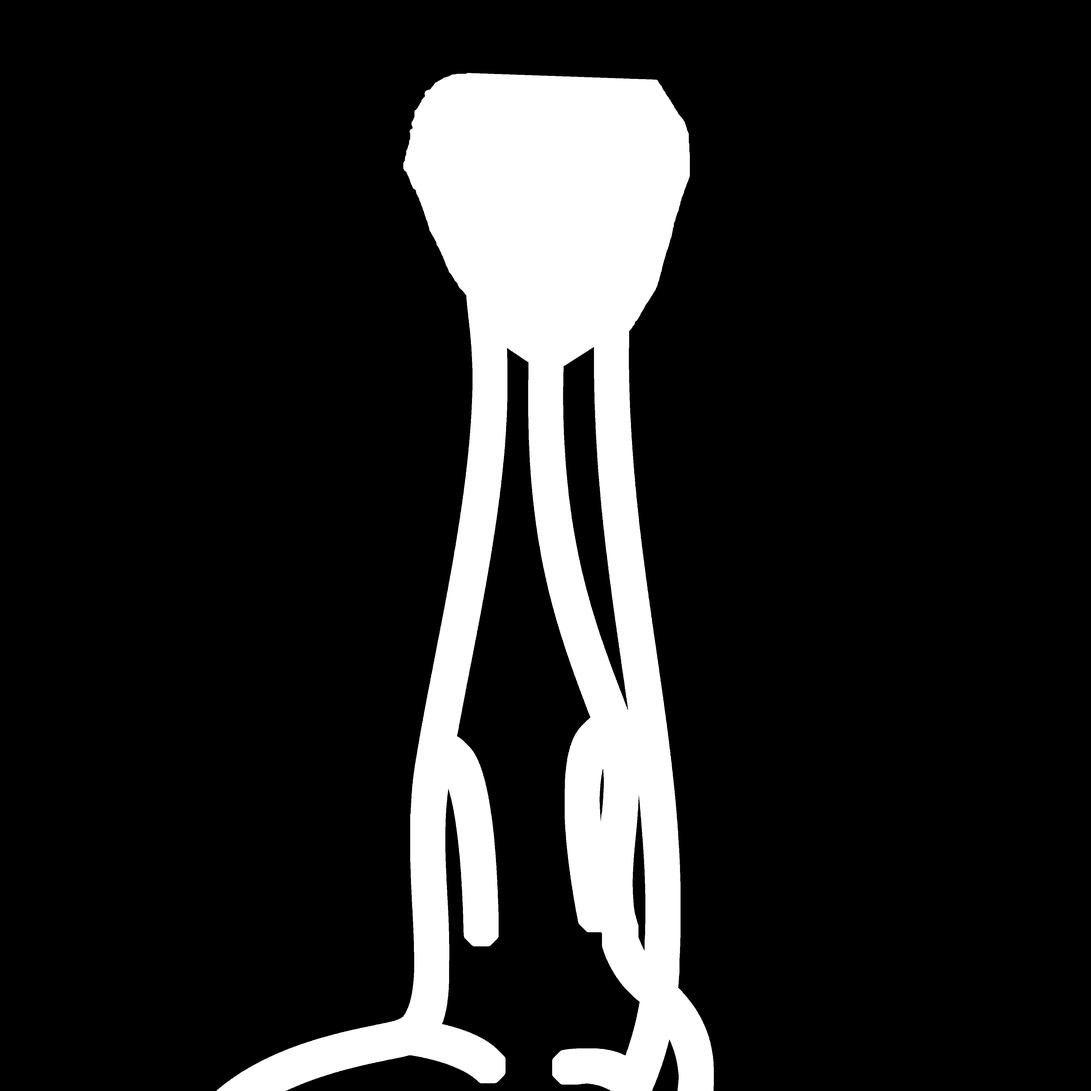
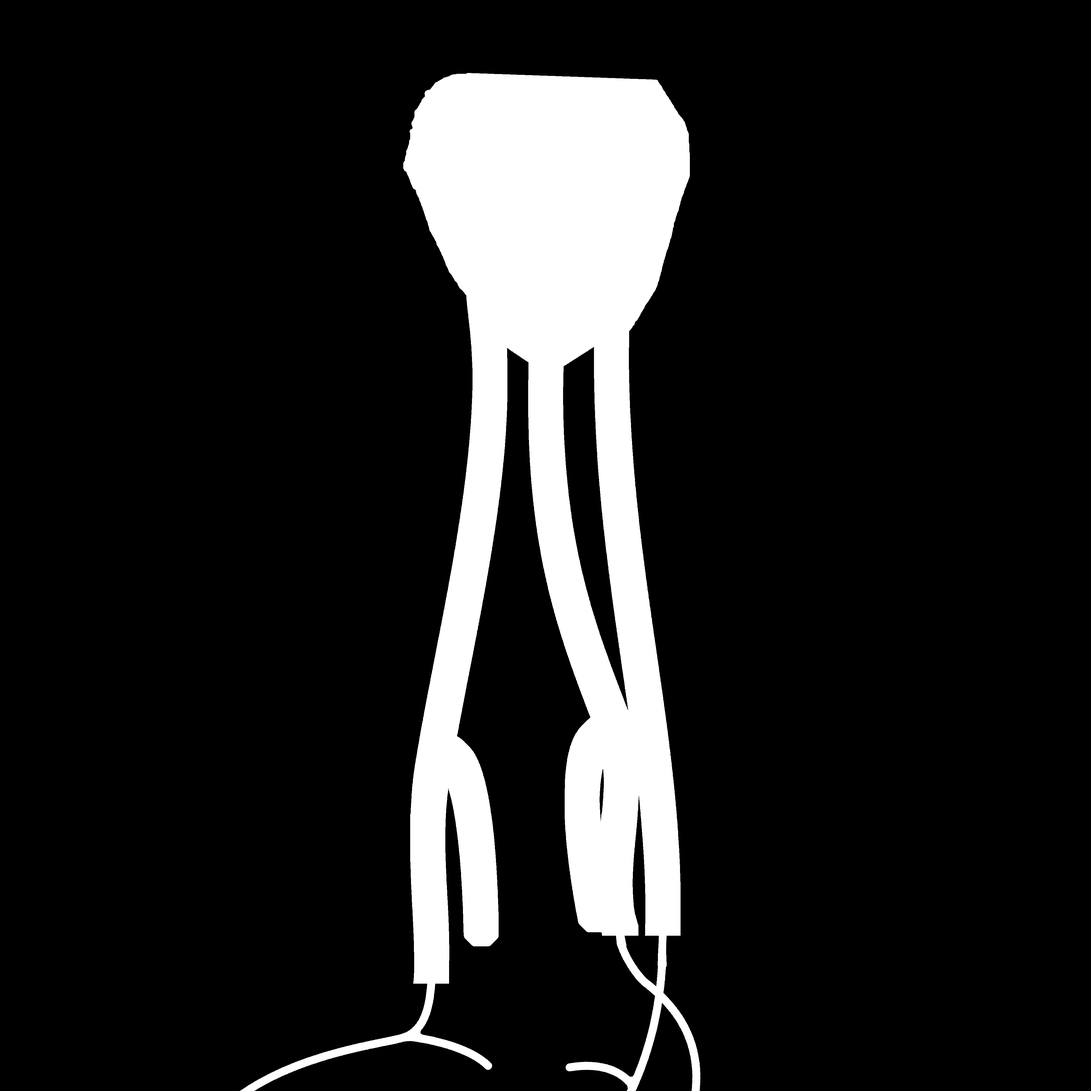
Before/after of a 1091 × 1091 layered artwork. What changed in the layer stack:
painted on "Layer 1" over [216, 936, 715, 1091]
